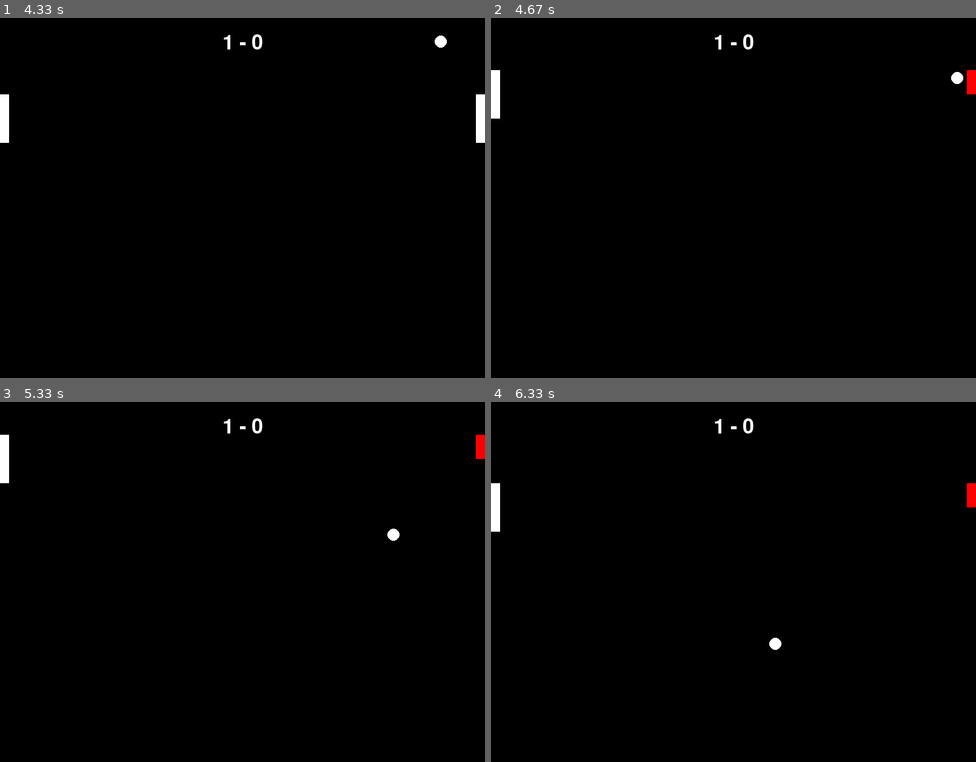
Above: before the commit, frames 1-4 (two rows, left to right).
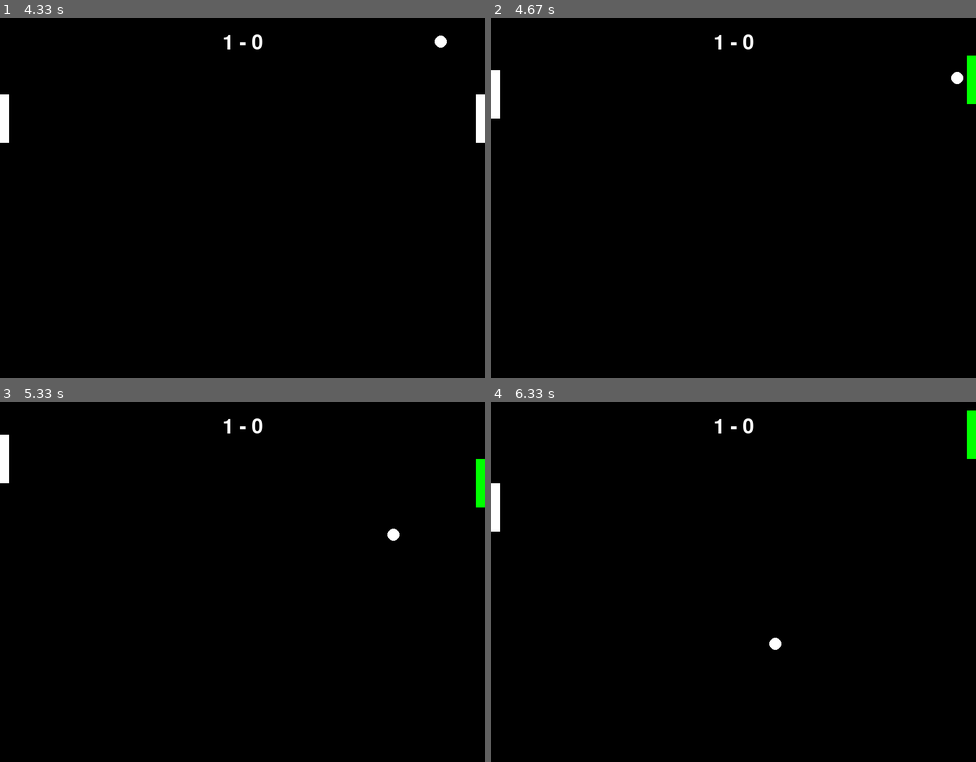
Above: after the commit, the same moments.

Repository: joaquimbc/Insper-Pygame-EP3
Game: pygame game, started from pong.py
Two runs of this game, one before a commit and one after it. Both use one fixed random seed, a clock stepped at 60 frames per second and the inputs below.
Inputs:
- Up to frame 1 (4.33 s): tap G at 0.33 s; hold W 0.67-1.13 s; hold Up 0.67-1.13 s; hold Up 1.17-1.63 s; hold W 1.17-1.63 s; hold Down 1.67-1.97 s; hold S 1.67-1.97 s; hold Up 2-2.37 s; hold W 2-2.37 s; hold Down 2.4-2.77 s; hold S 2.4-2.77 s; hold Up 2.8-3.1 s; hold W 2.8-3.1 s; hold Down 3.13-3.43 s; hold S 3.13-3.43 s; hold Up 3.47-3.83 s; hold W 3.47-3.83 s; hold Down 3.87-4.23 s; hold S 3.87-4.23 s; hold Up from 4.27 s (still down); hold W from 4.27 s (still down)
- Up to frame 2 (4.67 s): release Up at 4.57 s; release W at 4.57 s; hold Down from 4.6 s (still down); hold S from 4.6 s (still down)
- Up to frame 3 (5.33 s): release Down at 4.9 s; release S at 4.9 s; hold Up 4.93-5.3 s; hold W 4.93-5.3 s
- Up to frame 4 (6.33 s): hold Down 5.33-5.7 s; hold S 5.33-5.7 s; hold Up 5.73-6.03 s; hold W 5.73-6.03 s; hold Down from 6.07 s (still down); hold S from 6.07 s (still down)

Frame 1 is identical in both runs. In frame 2, 0.3% of the frame differs, in the area x 98-100%, y 10-24%; in frame 3, 0.4%, in the area x 98-100%, y 9-30%; in frame 4, 0.4%.

Commit message:
Altera a função movimenta_raquete() para acomodar o poder inverte

Diff:
--- a/pong.py
+++ b/pong.py
@@ -41,15 +41,27 @@
     def movimenta_raquete(self):
         keys = pygame.key.get_pressed()
 
-        if keys[pygame.K_w] and self.raquete1_y - self.raquete_velocidade > 0:
-            self.raquete1_y -= self.raquete_velocidade
-        if keys[pygame.K_s] and self.raquete1_y + self.raquete_velocidade < ALTURA - ALTURA_RAQUETE:
-            self.raquete1_y += self.raquete_velocidade
-
-        if keys[pygame.K_UP] and self.raquete2_y - self.raquete_velocidade > 0:
-            self.raquete2_y -= self.raquete_velocidade
-        if keys[pygame.K_DOWN] and self.raquete2_y + self.raquete_velocidade < ALTURA - ALTURA_RAQUETE:
-            self.raquete2_y += self.raquete_velocidade
+        if self.player1.poder == 'inverte':
+            if keys[pygame.K_s] and self.raquete1_y - self.raquete_velocidade > 0:
+                self.raquete1_y -= self.raquete_velocidade
+            if keys[pygame.K_w] and self.raquete1_y + self.raquete_velocidade < ALTURA - self.player1.altura_raquete:
+                self.raquete1_y += self.raquete_velocidade
+        else:
+            if keys[pygame.K_w] and self.raquete1_y - self.raquete_velocidade > 0:
+                self.raquete1_y -= self.raquete_velocidade
+            if keys[pygame.K_s] and self.raquete1_y + self.raquete_velocidade < ALTURA - self.player1.altura_raquete:
+                self.raquete1_y += self.raquete_velocidade
+
+        if self.player2.poder == 'inverte':
+            if keys[pygame.K_DOWN] and self.raquete2_y - self.raquete_velocidade > 0:
+                self.raquete2_y -= self.raquete_velocidade
+            if keys[pygame.K_UP] and self.raquete2_y + self.raquete_velocidade < ALTURA - self.player2.altura_raquete:
+                self.raquete2_y += self.raquete_velocidade
+        else:
+            if keys[pygame.K_UP] and self.raquete2_y - self.raquete_velocidade > 0:
+                self.raquete2_y -= self.raquete_velocidade
+            if keys[pygame.K_DOWN] and self.raquete2_y + self.raquete_velocidade < ALTURA - self.player2.altura_raquete:
+                self.raquete2_y += self.raquete_velocidade
 
     def movimenta_bola(self):
         # Movimento da bola
@@ -135,7 +147,7 @@
     def sorteia_poder(self):
         if self.poder == 'nenhum':
             if True:
-                tipo = 2
+                tipo = 1
                 if tipo == 1:
                     self.poder = 'inverte'
                     self.cor_raquete = GREEN
